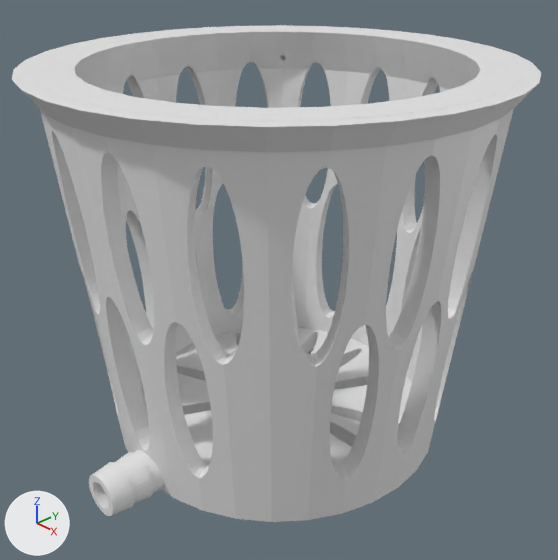
Two versions of the Blender file model/net-pot.blend, one commit apart.
Before and after are seen from a 50 mm camera at (0.1222, -0.1145, 0.1299) aimed at (0.0017, -0.0011, 0.0495). The axes (+X, +Y, +Z) are drawn at lower left. The lights are the same throughout.

In view in the first picture: 'main'.
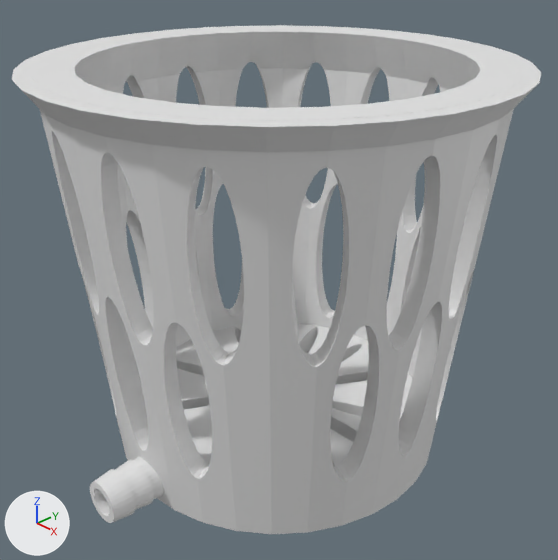
Not drawn themselves, but carrying or shaping drawn objects: ob_nozzle, ob_ch_bridge, ob_ch_vert_002, ob_ch_out_002, ob_ch_out_003.

Changed parts and their boxes [x1, y1, x2, y2] in the pictures (558 x 560 px; the box of a moved part takes in the faces that stretch with it):
'main', mesh rescaled, reshaped
    before: [12, 25, 541, 522]
    after: [12, 25, 541, 534]
part 1 of me_cylinder, moved or reshaped
    before: [32, 54, 516, 522]
    after: [32, 54, 516, 534]
part 2 of me_cylinder_001, moved or reshaped
    both: [106, 68, 448, 467]

The edits, one by one:
me_cylinder has 64 vertices, 34 faces and spans x -0.05..0.05, y -0.0498..0.0502, z 0.01..0.1.
me_cylinder is used by ob_main; location (0.0, -0.0002, 0.0).
me_cylinder part 1: the whole mesh is scaled about its middle by (1, 1, 1.04), then moved by (0.0, 0.0, -0.0018).
me_cylinder_001 has 96 vertices, 66 faces and spans x -0.05..0.05, y -0.05..0.05, z 0.0172..0.1171.
me_cylinder_001 is used by ob_main_punch; location (0.0, 0.0, 0.0); scale (0.9, 0.9, 0.9).
me_cylinder_001 part 2: all 32 vertices in x -0.04..0.04, y -0.04..0.04, z 0.0172 are moved by (0.0, 0.0, 0.0017).
Object 'nozzle' (ob_nozzle) moves from (0.0, -0.038, 0.014) to (0.0, -0.038, 0.012).
Object 'ch.bridge' (ob_ch_bridge) is rescaled from (0.004, 0.0014, 0.025) to (0.00375, 0.003, 0.025).
Object 'ch.vert.002' (ob_ch_vert_002) moves from (0.0265, 0.0266, 0.0114) to (0.0, 0.0, -0.001).
Object 'ch.out.002' (ob_ch_out_002) moves from (0.0, 0.0, 0.0) to (0.0, 0.0, -0.001).
Object 'ch.out.003' (ob_ch_out_003) moves from (0.0, 0.0, 0.0) to (0.0, 0.0, -0.001).
